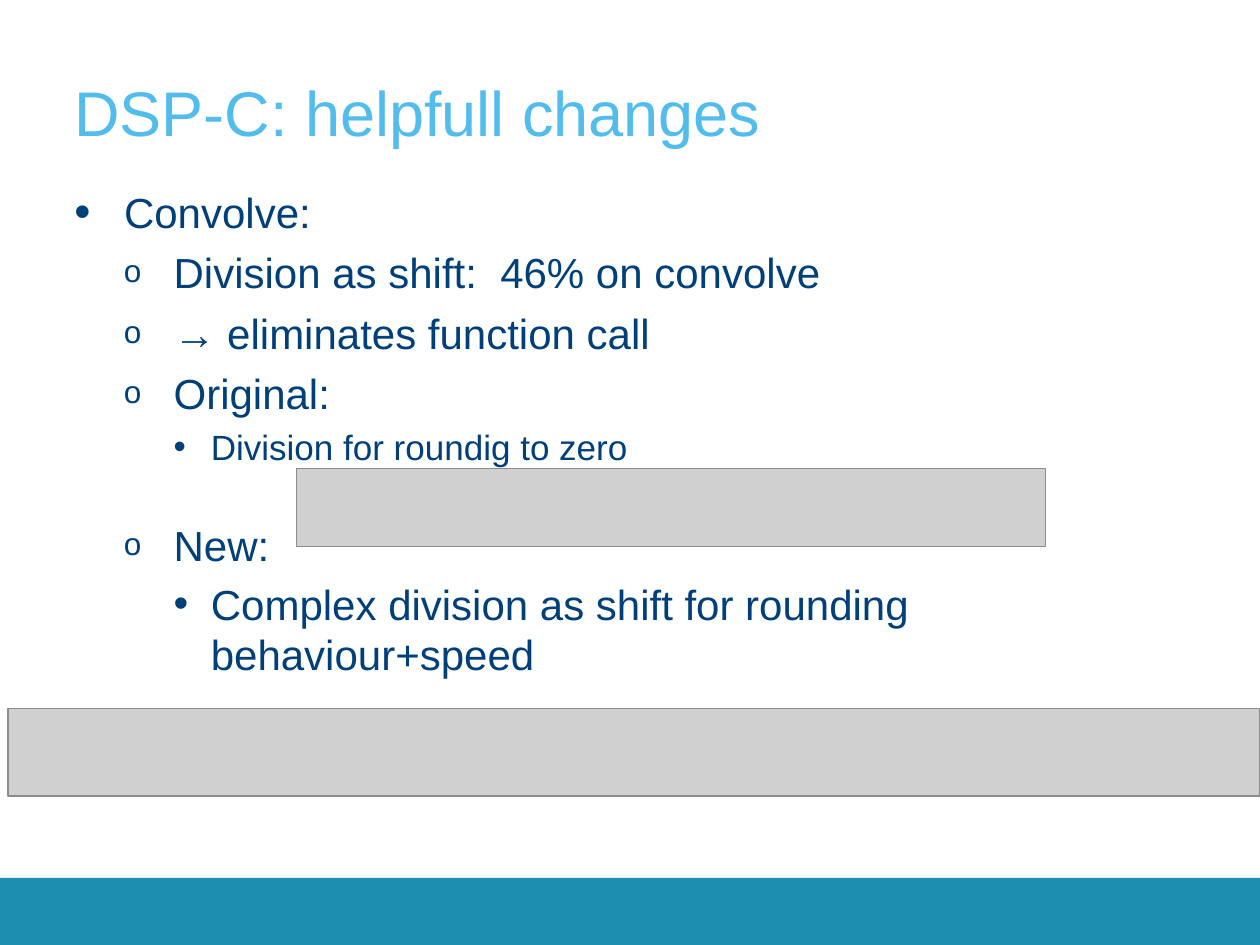
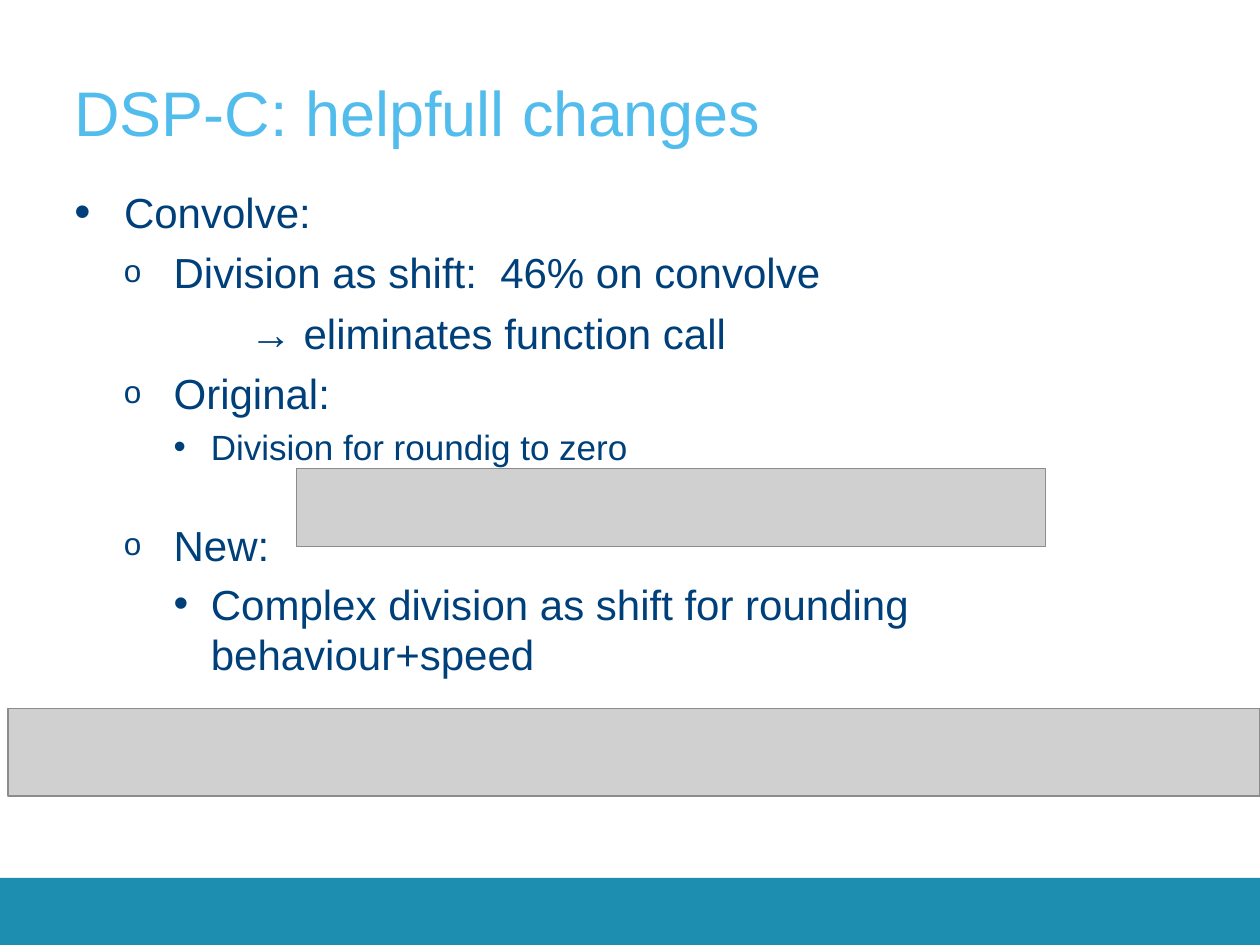
Before and after one commit to SepOwnage/P-O5, a slide deck: slide 17 of Presentatie/Presentation2.pptx (slide 16 before the commit). Drawn at 1260x945 pixels with LibreOffice and Linux fonts; fonts in the diff are those of the drawing; grey boxes stand for pictures; background and template pictures are left out. Boxes give left, top, right and bottom in pixels: in the first picture for what was removed or moved away, otherwise in the second. Text is boxed around its words. In the diff, an @@ line names an element or a change of style, - is before the commit and + after.

```diff
--- a/Presentatie/Presentation2.pptx
+++ b/Presentatie/Presentation2.pptx
@@ text at (304, 318, 726, 350): bullet o to none @@
```
Also in this commit, not shown: 13 other slides changed, 2 slides added, 1 slide removed, 1 other file.
